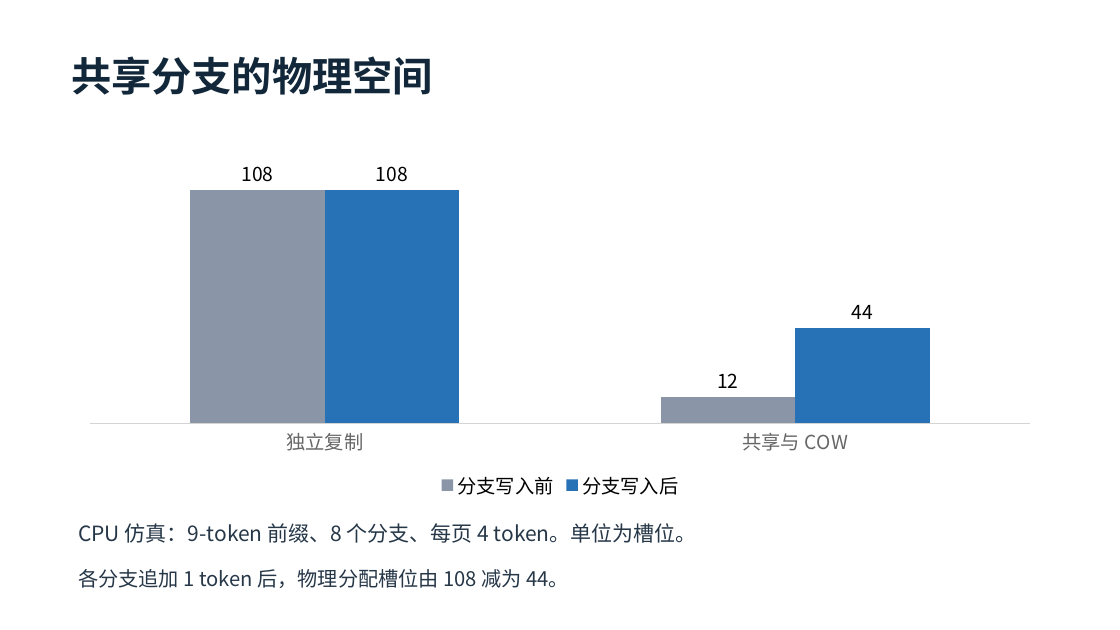
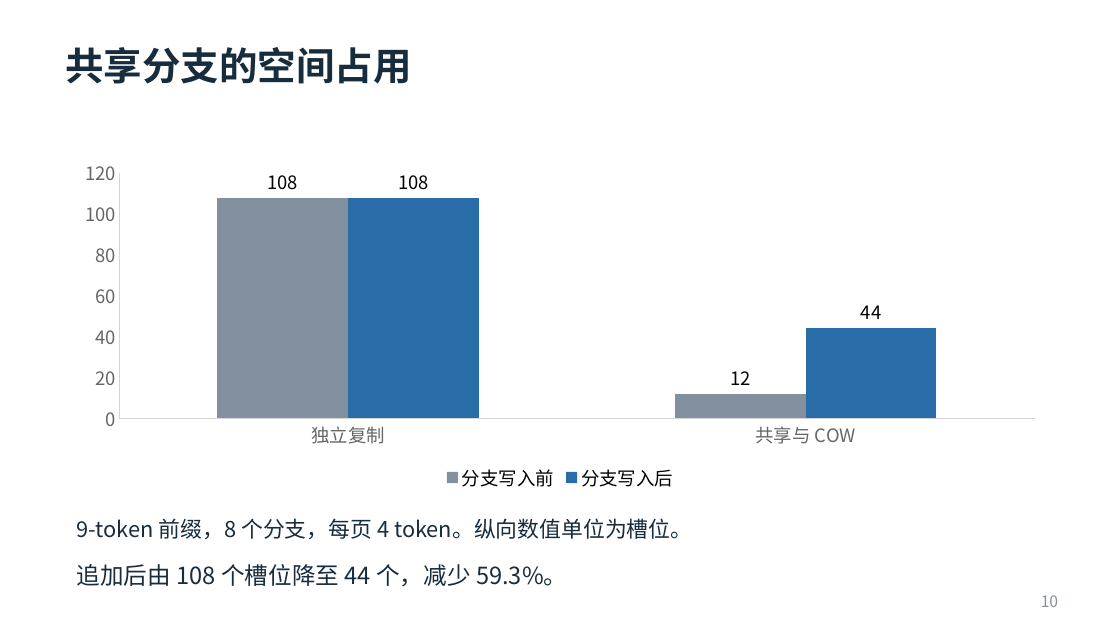
Before and after one commit to RiceXi/Professional-Internship, a slide deck: slide 10 of docs/任务一答辩.pptx (slide 6 before the commit). Drawn at 1120x630 pixels with LibreOffice and Linux fonts; fonts in the diff are those of the drawing. Boxes give left, top, right and bottom in pixels: in the first picture for what was removed or moved away, otherwise in the second. Text is boxed around its words. In the diff, an @@ line names an element or a change of style, - is before the commit and + after.

```diff
--- a/docs/任务一答辩.pptx
+++ b/docs/任务一答辩.pptx
@@ text at [65, 47, 411, 84]: text changed; size 34.5 to 33 pt; text colour #12283A to #172C3D @@
-共享分支的物理空间
+共享分支的空间占用
@@ column chart at [66, 153, 1054, 494] @@
@@ colour of 分支写入前 #8A96A8 to #8290A0 @@
@@ data labels of 分支写入前 changed @@
@@ colour of 分支写入后 #2771B6 to #286CA8 @@
@@ data labels of 分支写入后 changed @@
@@ legend changed @@
@@ category axis changed @@
@@ value axis changed @@
@@ column chart: place and size @@
-column chart at [70, 158, 1050, 503]
+column chart at [66, 153, 1054, 494]
@@ text at [77, 518, 692, 539]: text changed; size 18 to 18.8 pt; text colour #263748 to #172C3D @@
-CPU 仿真：9-token 前缀、8 个分支、每页 4 token。单位为槽位。
+9-token 前缀，8 个分支，每页 4 token。纵向数值单位为槽位。
@@ text at [77, 564, 567, 587]: text changed; size 17.2 to 20.2 pt; text colour #263748 to #172C3D @@
-各分支追加 1 token 后，物理分配槽位由 108 减为 44。
+追加后由 108 个槽位降至 44 个，减少 59.3%。
@@ text added at [1041, 595, 1058, 607], 13.5 pt, text #8290A0 @@
+10
```
Also in this commit, not shown: 1 other slide changed, 11 slides added, 6 slides removed, 4 other files.
